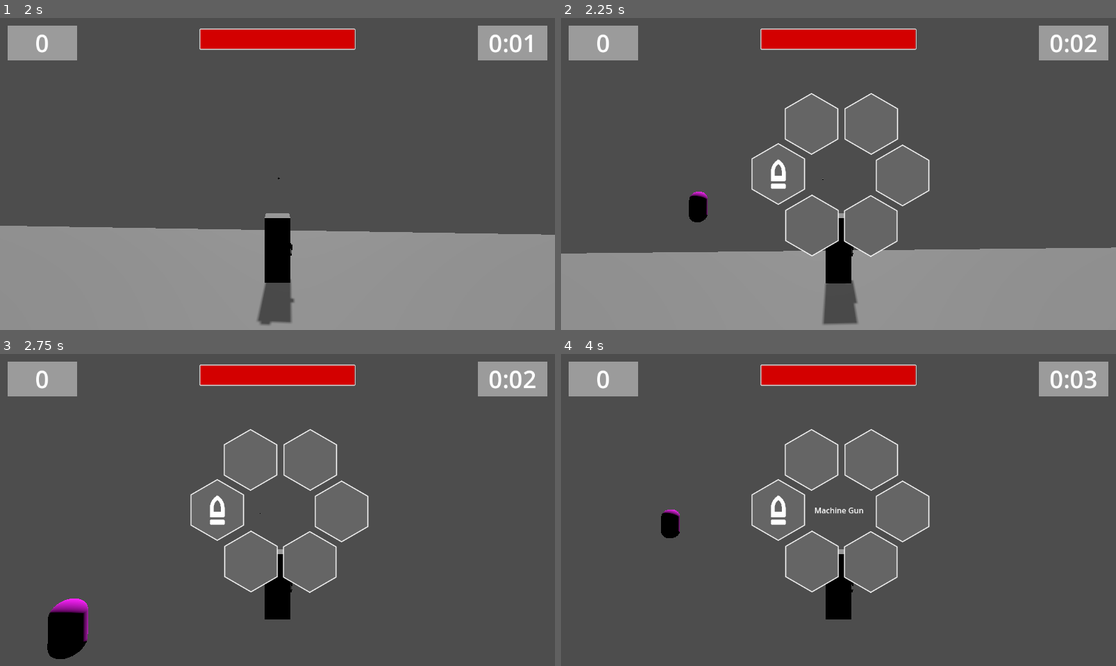
Above: before the commit, frames 1-4 (two rows, left to right).
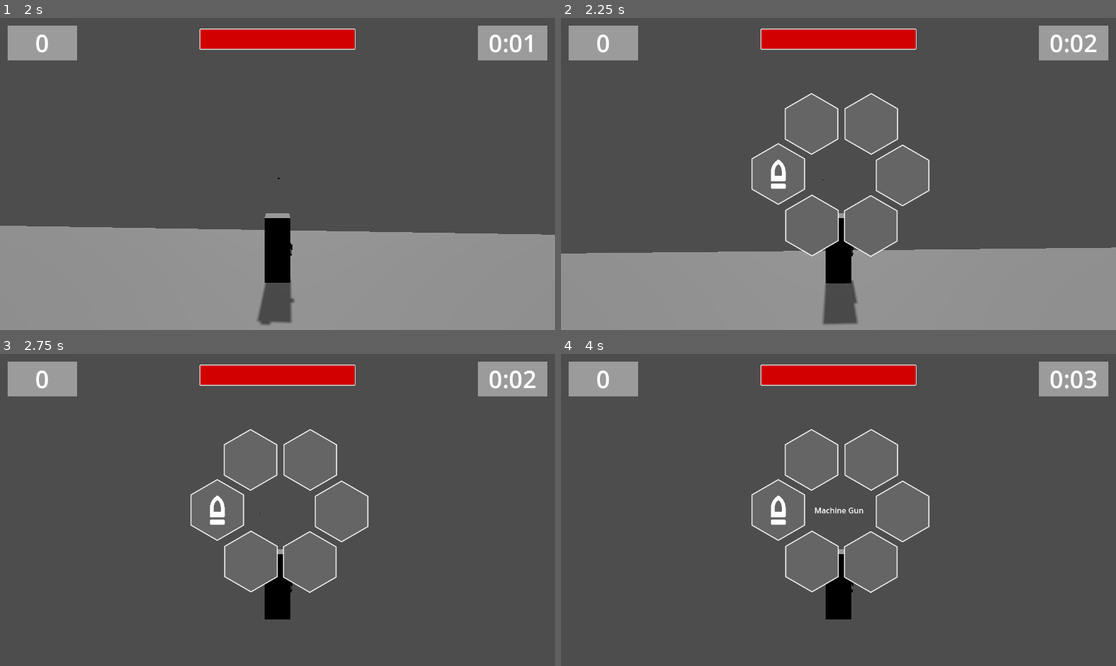
Above: after the commit, the same moments.

Repository: sarisman84/BrackeysGJ2024.2
Game: Godot game, scene res://Level/s_player_test.tscn
Two runs of this game, one before a commit and one after it. Both use one fixed random seed, a clock stepped at 60 frames per second and the inputs below. The project has no main scene, so this scene is started directly.
Inputs (mouse positions are in pixels of both pictures, inside the frame that each line leads up to):
- Up to frame 1 (2 s): move the mouse to (305, 174) at 0.52 s; hold F (interact) 0.53-1.28 s; hold W (move_forward) from 0.53 s (still down); tap Space (jump) at 0.77, 1.52 s; move the mouse to (249, 174) at 1.27 s; click (249, 174) at 1.35 s
- Up to frame 2 (2.25 s): keep holding W (move_forward); move the mouse to (849, 167) at 2.02 s; tap Q (weapon_select) at 2.1 s
- Up to frame 3 (2.75 s): keep holding W (move_forward)
- Up to frame 4 (4 s): move the mouse to (810, 572) at 2.77 s; tap F (interact) at 2.85 s; tap Space (jump) at 3.02 s; release W (move_forward) at 3.5 s; click (777, 510) at 3.5 s

Frame 1 is identical in both runs. In frame 2, 0.3% of the frame differs, in the area x 23-27%, y 55-66%; in frame 3, 1.2%, in the area x 8-16%, y 78-98%; in frame 4, 0.3%.
Error in both runs: Invalid assignment of property or key 'selected_weapon_index' with value of type 'int' on a base object of type 'Node3D (WeaponManager)'. (res://Player/Scripts…

Commit message:
Revamped Enemy Spawner

Diff:
--- a/Enemies/Scenes/basic_enemy.tscn
+++ b/Enemies/Scenes/basic_enemy.tscn
@@ -26,7 +26,6 @@
 mesh = SubResource("CapsuleMesh_g6tmt")
 
 [node name="health_manager" parent="." instance=ExtResource("2_ufrkp")]
-collision_layer = 32
 max_health = 10
 
 [node name="meele_attack" parent="." instance=ExtResource("3_knfvv")]
--- a/Enemies/Scenes/flying_enemy.tscn
+++ b/Enemies/Scenes/flying_enemy.tscn
@@ -28,7 +28,6 @@
 mesh = SubResource("CapsuleMesh_k1ryd")
 
 [node name="health_manager" parent="." instance=ExtResource("2_0duqf")]
-collision_layer = 32
 max_health = 12
 
 [node name="meele_attack" parent="." instance=ExtResource("3_54dyb")]
--- a/Enemies/Scenes/shooting_enemy.tscn
+++ b/Enemies/Scenes/shooting_enemy.tscn
@@ -25,7 +25,6 @@
 mesh = SubResource("CapsuleMesh_ob6p4")
 
 [node name="health_manager" parent="." instance=ExtResource("2_b4uvf")]
-collision_layer = 32
 max_health = 15
 
 [connection signal="on_death" from="health_manager" to="." method="_on_health_manager_on_death"]
--- a/Enemies/Scripts/enemy_spawner.gd
+++ /dev/null
@@ -1,51 +0,0 @@
-extends Node3D
-
-@onready var m_wave_timer = $wave_timer
-@onready var m_downtime_timer = $downtime_timer
-
-@export var enemies : Array[PackedScene]
-@export var spawn_distance = 15
-@export var flying_distance = 10
-@export var timer_decrease = 0.1
-@export var timer_limit = 1.0
-
-var waves_spawned = 0:
-	set(value):
-		waves_spawned = value
-		#Transition to Phase 2
-		if value == 10:
-			enemy_picker_limit = 1
-			start_downtime()
-			return
-		#Transition to Phase 3
-		elif value == 20:
-			enemy_picker_limit = 2
-			start_downtime()
-			return
-
-		if m_wave_timer.wait_time > timer_limit:
-			m_wave_timer.start(m_wave_timer.wait_time - timer_decrease)
-		else:
-			m_wave_timer.start()
-var enemy_picker_limit = 0
-
-func position_randomize() -> Vector3:
-	var output = Vector3(randf_range(-1,1), 0, randf_range(-1,1))
-	output = (output.normalized() * spawn_distance) + Global.player_coords
-	return output
-
-func _on_timer_timeout() -> void:
-	spawn_wave()
-	waves_spawned += 1
-
-func spawn_wave() -> void:
-	for i in randi_range(1, enemy_picker_limit + 2):
-		var chosen_enemy = randi_range(0, enemy_picker_limit)
-		var scene = enemies[chosen_enemy].instantiate()
-		scene.position = position_randomize()
-		if chosen_enemy == 1:
-			scene.position.y += flying_distance
-		add_child(scene)
-
-func start_downtime() -> void:
-	m_downtime_timer.start()
--- /dev/null
+++ b/Enemies/Spawner/Waves/wave1.tres
@@ -0,0 +1,10 @@
+[gd_resource type="Resource" script_class="WaveInfo" load_steps=2 format=3 uid="uid://3fjug1vja3cp"]
+
+[ext_resource type="Script" path="res://Enemies/Spawner/Waves/wave_info.gd" id="1_cvj7k"]
+
+[resource]
+script = ExtResource("1_cvj7k")
+wave_start_time = 15.0
+group_amount = 10
+init_spawn_time_delay = 5.0
+spawn_time_delay_decrease = 0.2
--- /dev/null
+++ b/Enemies/Spawner/Waves/wave2.tres
@@ -0,0 +1,10 @@
+[gd_resource type="Resource" script_class="WaveInfo" load_steps=2 format=3 uid="uid://bxlxmrcwl32ad"]
+
+[ext_resource type="Script" path="res://Enemies/Spawner/Waves/wave_info.gd" id="1_jtyx2"]
+
+[resource]
+script = ExtResource("1_jtyx2")
+wave_start_time = 90.0
+group_amount = 10
+init_spawn_time_delay = 4.0
+spawn_time_delay_decrease = 0.2
--- /dev/null
+++ b/Enemies/Spawner/Waves/wave3.tres
@@ -0,0 +1,10 @@
+[gd_resource type="Resource" script_class="WaveInfo" load_steps=2 format=3 uid="uid://c68arqvoqpeo3"]
+
+[ext_resource type="Script" path="res://Enemies/Spawner/Waves/wave_info.gd" id="1_dduap"]
+
+[resource]
+script = ExtResource("1_dduap")
+wave_start_time = 160.0
+group_amount = 99999
+init_spawn_time_delay = 4.0
+spawn_time_delay_decrease = 0.2
--- /dev/null
+++ b/Enemies/Spawner/Waves/wave_info.gd
@@ -0,0 +1,7 @@
+extends Resource
+class_name WaveInfo
+
+@export var wave_start_time : float
+@export var group_amount : int
+@export var init_spawn_time_delay : float
+@export var spawn_time_delay_decrease : float
--- /dev/null
+++ b/Enemies/Spawner/enemy_spawner.gd
@@ -0,0 +1,45 @@
+extends Node3D
+
+@onready var m_group_timer = $group_timer
+@onready var m_downtime_timer = $downtime_timer
+
+@export var enemies : Array[PackedScene]
+@export var spawn_distance = 15
+@export var flying_distance = 10
+
+#Wave Manager
+@export var wave_info_array : Array[WaveInfo]
+var cur_wave = 0
+var groups_spawned = 0
+var minimum_spawn_time = 1.0
+
+func _ready() -> void:
+	start_wave_countdown()
+
+func start_wave_countdown():
+	m_downtime_timer.start(wave_info_array[cur_wave].wave_start_time - Global.time_elapsed)
+	m_group_timer.wait_time = wave_info_array[cur_wave].init_spawn_time_delay
+	groups_spawned = 0
+
+func position_randomize() -> Vector3:
+	var output = Vector3(randf_range(-1,1), 0, randf_range(-1,1))
+	output = (output.normalized() * spawn_distance) + Global.player_coords
+	return output
+
+func _on_timer_timeout() -> void:
+	if groups_spawned < wave_info_array[cur_wave].group_amount:
+		spawn_group()
+		groups_spawned += 1
+		m_group_timer.start(m_group_timer.wait_time - wave_info_array[cur_wave].spawn_time_delay_decrease)
+	else:
+		cur_wave += 1
+		start_wave_countdown()
+
+func spawn_group() -> void:
+	for i in randi_range(1, cur_wave + 2):
+		var chosen_enemy = randi_range(0, cur_wave)
+		var instance = enemies[chosen_enemy].instantiate()
+		instance.position = position_randomize()
+		if chosen_enemy == 1:
+			instance.position.y += flying_distance
+		add_child(instance)
--- /dev/null
+++ b/Enemies/Spawner/enemy_spawner.tscn
@@ -0,0 +1,21 @@
+[gd_scene load_steps=5 format=3 uid="uid://db38rpsv7kars"]
+
+[ext_resource type="Script" path="res://Enemies/Spawner/enemy_spawner.gd" id="1_ye8ye"]
+[ext_resource type="PackedScene" uid="uid://dxcxm2wvtq7fp" path="res://Enemies/Scenes/basic_enemy.tscn" id="2_3i6q0"]
+[ext_resource type="PackedScene" uid="uid://dbhpk13ktqxn5" path="res://Enemies/Scenes/flying_enemy.tscn" id="3_5b1w4"]
+[ext_resource type="PackedScene" uid="uid://cjhnfiv3kdyek" path="res://Enemies/Scenes/shooting_enemy.tscn" id="4_2tyy7"]
+
+[node name="enemy_spawner" type="Node3D"]
+script = ExtResource("1_ye8ye")
+enemies = Array[PackedScene]([ExtResource("2_3i6q0"), ExtResource("3_5b1w4"), ExtResource("4_2tyy7")])
+
+[node name="group_timer" type="Timer" parent="."]
+wait_time = 2.0
+one_shot = true
+
+[node name="downtime_timer" type="Timer" parent="."]
+wait_time = 10.0
+one_shot = true
+
+[connection signal="timeout" from="group_timer" to="." method="_on_timer_timeout"]
+[connection signal="timeout" from="downtime_timer" to="." method="_on_timer_timeout"]
--- a/Level/s_player_test.tscn
+++ b/Level/s_player_test.tscn
@@ -1,13 +1,14 @@
-[gd_scene load_steps=9 format=3 uid="uid://duj4fulbycx3j"]
+[gd_scene load_steps=10 format=3 uid="uid://duj4fulbycx3j"]
 
 [ext_resource type="PackedScene" uid="uid://clmojr6n6jc32" path="res://Player/p_player.tscn" id="1_vw2pc"]
 [ext_resource type="PackedScene" uid="uid://dbqqjaey7p3cl" path="res://Interactables/Scenes/weapon_station.tscn" id="2_qf88q"]
 [ext_resource type="PackedScene" uid="uid://djq2jxg8ly7e1" path="res://Weapons/Ammo/p_ammo_pickup.tscn" id="2_ys08t"]
-[ext_resource type="Script" path="res://Enemies/Scripts/enemy_spawner.gd" id="4_m4gm0"]
-[ext_resource type="PackedScene" uid="uid://dxcxm2wvtq7fp" path="res://Enemies/Scenes/basic_enemy.tscn" id="5_jxkdm"]
-[ext_resource type="PackedScene" uid="uid://dbhpk13ktqxn5" path="res://Enemies/Scenes/flying_enemy.tscn" id="6_seycy"]
-[ext_resource type="PackedScene" uid="uid://cjhnfiv3kdyek" path="res://Enemies/Scenes/shooting_enemy.tscn" id="7_o4a2m"]
+[ext_resource type="PackedScene" uid="uid://db38rpsv7kars" path="res://Enemies/Spawner/enemy_spawner.tscn" id="5_43tys"]
+[ext_resource type="Script" path="res://Enemies/Spawner/Waves/wave_info.gd" id="6_qt2bv"]
+[ext_resource type="Resource" uid="uid://3fjug1vja3cp" path="res://Enemies/Spawner/Waves/wave1.tres" id="7_kuvlq"]
 [ext_resource type="PackedScene" uid="uid://bqjis4gwh32fn" path="res://UI/Scenes/main_ui.tscn" id="8_3st87"]
+[ext_resource type="Resource" uid="uid://bxlxmrcwl32ad" path="res://Enemies/Spawner/Waves/wave2.tres" id="8_ru444"]
+[ext_resource type="Resource" uid="uid://c68arqvoqpeo3" path="res://Enemies/Spawner/Waves/wave3.tres" id="9_tgeu7"]
 
 [node name="PlayerTest" type="Node"]
 
@@ -53,20 +54,7 @@
 [node name="ammo_pickup6" parent="." instance=ExtResource("2_ys08t")]
 transform = Transform3D(1, 0, 0, 0, 1, 0, 0, 0, 1, 8.90808, -0.975461, 12.8654)
 
-[node name="enemy_spawner" type="Node3D" parent="."]
-script = ExtResource("4_m4gm0")
-enemies = Array[PackedScene]([ExtResource("5_jxkdm"), ExtResource("6_seycy"), ExtResource("7_o4a2m")])
-
-[node name="wave_timer" type="Timer" parent="enemy_spawner"]
-wait_time = 2.0
-one_shot = true
-autostart = true
-
-[node name="downtime_timer" type="Timer" parent="enemy_spawner"]
-wait_time = 10.0
-one_shot = true
-
 [node name="main_ui" parent="." instance=ExtResource("8_3st87")]
 
-[connection signal="timeout" from="enemy_spawner/wave_timer" to="enemy_spawner" method="_on_timer_timeout"]
-[connection signal="timeout" from="enemy_spawner/downtime_timer" to="enemy_spawner" method="_on_timer_timeout"]
+[node name="enemy_spawner" parent="." instance=ExtResource("5_43tys")]
+wave_info_array = Array[ExtResource("6_qt2bv")]([ExtResource("7_kuvlq"), ExtResource("8_ru444"), ExtResource("9_tgeu7")])
